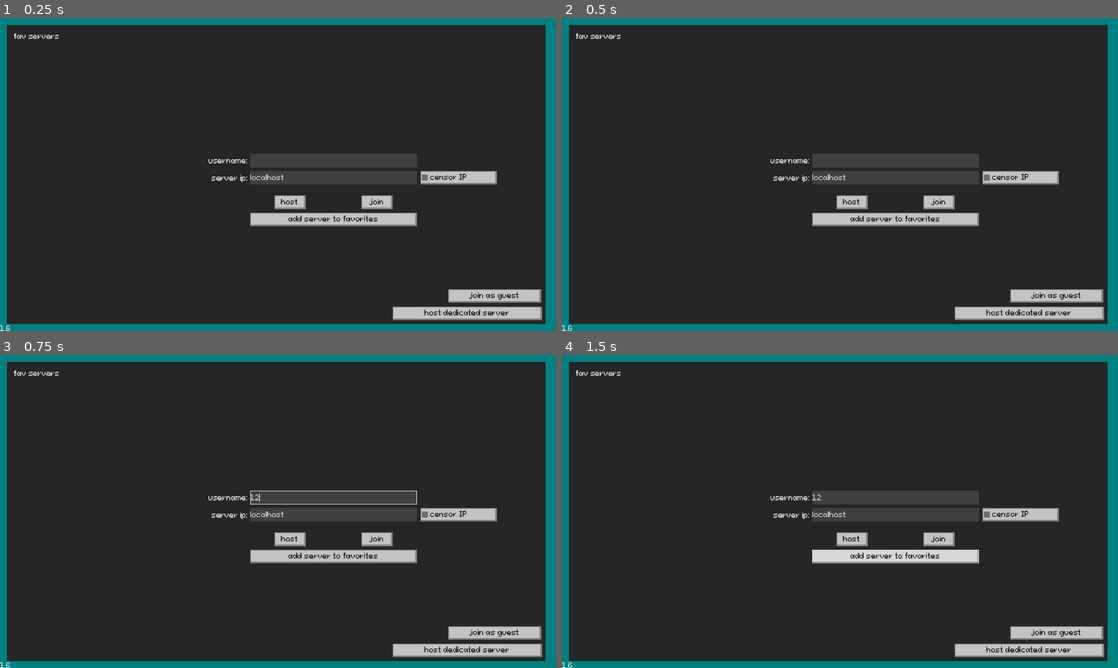
Above: before the commit, frames 1-4 (two rows, left to right).
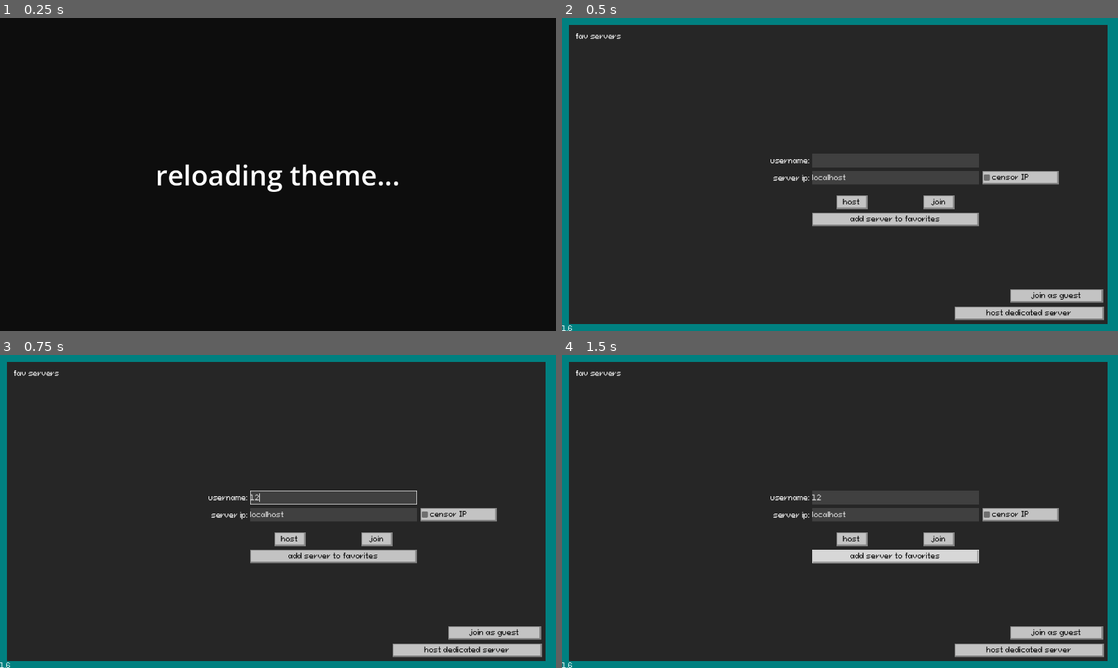
Above: after the commit, the same moments.

Repository: CyanActSus420/pisscord
Game: Godot game, scene res://main.tscn
Two runs of this game, one before a commit and one after it. Both use one fixed random seed, a clock stepped at 60 frames per second and the inputs below.
Inputs (mouse positions are in pixels of both pictures, inside the frame that each line leads up to):
- Up to frame 1 (0.25 s): no input
- Up to frame 2 (0.5 s): no input
- Up to frame 3 (0.75 s): click (333, 498) at 0.52 s; type "12" at 0.6 s
- Up to frame 4 (1.5 s): click "add server to favorites" at 1.25 s

The runs differ from the first frame. In frame 1, 100% of the frame differs, in the area x 0-100%, y 0-100%; in frame 2, nothing differs; in frame 3, nothing differs; in frame 4, nothing differs.
Error before the commit: Attempt to call function 'reload' in base 'null instance' on a null instance. (res://main.gd:243)
Error after the commit: Invalid call. Nonexistent function 'size' in base 'Nil'. (res://other)

Commit message:
custom theme shit

Diff:
--- a/autoloads/SaveData.gd
+++ b/autoloads/SaveData.gd
@@ -1,18 +1,54 @@
 extends Node
 
 var config = ConfigFile.new()
+var user_theme = ConfigFile.new()
 
-var path = "user://fav_servers.cfg"
+var save_path = "user://fav_servers.cfg"
+var theme_path = "user://user_theme.cfg"
+
+func _ready() -> void:
+	create_custom_theme()
 
 func save_to_config(name_uwu: String, var_to_save):
 	config.set_value("file", name_uwu, var_to_save)
-	config.save(path)
+	config.save(save_path)
 
 func load_from_config(name_uwu: String):
-	var file = config.load(path)
+	var file = config.load(save_path)
 
 	if file != OK:
 		push_warning("user://fav_servers.cfg doesnt exist or wasnt loaded properly")
 		return
 
 	return config.get_value("file", name_uwu)
+
+func create_custom_theme():
+	var file = user_theme.load(theme_path)
+
+	if file != OK:
+		push_warning("creating new user://user_theme.cfg file")
+		# too lazy to make the code not shit
+		user_theme.set_value("colors", "bg_color", ThemeManager.default_bg_color)
+		user_theme.set_value("chat-menu", "chat_size", ThemeManager.default_chat_size)
+		user_theme.set_value("chat-menu", "chat_position", ThemeManager.default_chat_position)
+		user_theme.set_value("chat-menu", "input_size", ThemeManager.default_input_size)
+		user_theme.set_value("chat-menu", "input_position", ThemeManager.default_input_position)
+		user_theme.set_value("chat-menu", "leave_button_size", ThemeManager.default_leave_button_size)
+		user_theme.set_value("chat-menu", "leave_button_position", ThemeManager.default_leave_button_position)
+		user_theme.set_value("chat-menu", "send_size", ThemeManager.default_send_size)
+		user_theme.set_value("chat-menu", "send_position", ThemeManager.default_send_position)
+		user_theme.set_value("chat-menu", "clear_size", ThemeManager.default_clear_size)
+		user_theme.set_value("chat-menu", "clear_position", ThemeManager.default_clear_position)
+		user_theme.set_value("chat-menu", "ping_size", ThemeManager.default_ping_size)
+		user_theme.set_value("chat-menu", "ping_position", ThemeManager.default_ping_position)
+
+		user_theme.save(theme_path)
+
+func load_custom_theme_property(shit:String, property_name:String):
+	var file = user_theme.load(theme_path)
+
+	if file != OK:
+		push_warning("user://user_theme.cfg doesnt exist or wasnt loaded properly")
+		return
+
+	return user_theme.get_value(shit, property_name)
--- a/autoloads/ServerData.gd
+++ b/autoloads/ServerData.gd
@@ -9,7 +9,7 @@
 var connectedUsersList:Array = []
 
 func _ready():
-	SaveData.load_from_config("list")
+	favIPs = SaveData.load_from_config("list")
 
 func add_fav_server(serverip):
 	favIPs.append(serverip)
@@ -18,7 +18,6 @@
 func remove_fav_server(serverip):
 	for i in favIPs.size():
 		if favIPs[i] == serverip:
-			print(i)
 			favIPs.remove_at(i)
 			SaveData.save_to_config("list", favIPs)
 			Global.fav_server_list.reload()
--- /dev/null
+++ b/autoloads/ThemeManager.gd
@@ -0,0 +1,38 @@
+extends Node
+
+var default_bg_color = Color("008080")
+var default_chat_size = Vector2(1264, 568)
+var default_chat_position = Vector2(-612, -332)
+var default_input_size = Vector2(1184, 63)
+var default_input_position = Vector2(-612, 244)
+var default_leave_button_size = Vector2(88, 31)
+var default_leave_button_position = Vector2(-612, 340)
+var default_send_size = Vector2(72, 31)
+var default_send_position = Vector2(580, 276)
+var default_clear_size = Vector2(168, 31)
+var default_clear_position = Vector2(484, 340)
+var default_ping_size = Vector2(184, 31)
+var default_ping_position = Vector2(292, 340)
+
+func _physics_process(delta: float) -> void:
+	if Input.is_action_just_pressed("reset_theme"):
+		reload_theme()
+
+func reload_theme():
+	# im a lil bit lazy to rewrite this :3
+	Global.show_reloading()
+	RenderingServer.set_default_clear_color(SaveData.load_custom_theme_property("colors", "bg_color"))
+	Global.main.messages.size = SaveData.load_custom_theme_property("chat-menu", "chat_size")
+	Global.main.messages.position = SaveData.load_custom_theme_property("chat-menu", "chat_position")
+	Global.main.messages_bg.size = SaveData.load_custom_theme_property("chat-menu", "chat_size")
+	Global.main.messages_bg.position = SaveData.load_custom_theme_property("chat-menu", "chat_position")
+	Global.main.message.size = SaveData.load_custom_theme_property("chat-menu", "input_size")
+	Global.main.message.position = SaveData.load_custom_theme_property("chat-menu", "input_position")
+	Global.main.leave_button.size = SaveData.load_custom_theme_property("chat-menu", "leave_button_size")
+	Global.main.leave_button.position = SaveData.load_custom_theme_property("chat-menu", "leave_button_position")
+	Global.main.send.size = SaveData.load_custom_theme_property("chat-menu", "send_size")
+	Global.main.send.position = SaveData.load_custom_theme_property("chat-menu", "send_position")
+	Global.main.ping_button.size = SaveData.load_custom_theme_property("chat-menu", "ping_size")
+	Global.main.ping_button.position = SaveData.load_custom_theme_property("chat-menu", "ping_position")
+	Global.main.clear.size = SaveData.load_custom_theme_property("chat-menu", "clear_size")
+	Global.main.clear.position = SaveData.load_custom_theme_property("chat-menu", "clear_position")
--- a/autoloads/global.gd
+++ b/autoloads/global.gd
@@ -2,6 +2,8 @@
 
 var main = null
 var fav_server_list = null
+
+@onready var reloading_screen: CanvasLayer = $CanvasLayer
 
 @onready var ping_time_out: Timer = $pingTimeOut
 @onready var server_ping_timer: Timer = $serverPing
@@ -11,3 +13,8 @@
 		main.join_server(serverip)
 	else:
 		push_error("main is null")
+
+func show_reloading():
+	reloading_screen.visible = true
+	await get_tree().create_timer(0.25).timeout
+	reloading_screen.visible = false
--- a/autoloads/global.tscn
+++ b/autoloads/global.tscn
@@ -5,6 +5,23 @@
 [node name="Global" type="Node"]
 script = ExtResource("1_7u3wf")
 
+[node name="CanvasLayer" type="CanvasLayer" parent="."]
+layer = 10
+visible = false
+
+[node name="ColorRect" type="ColorRect" parent="CanvasLayer"]
+offset_right = 1280.0
+offset_bottom = 720.0
+color = Color(0.051971, 0.051971, 0.051971, 1)
+
+[node name="Label" type="Label" parent="CanvasLayer"]
+offset_right = 1280.0
+offset_bottom = 720.0
+theme_override_font_sizes/font_size = 64
+text = "reloading theme..."
+horizontal_alignment = 1
+vertical_alignment = 1
+
 [node name="pingTimeOut" type="Timer" parent="."]
 wait_time = 5.0
 one_shot = true
--- a/main.gd
+++ b/main.gd
@@ -2,6 +2,7 @@
 @onready var host_join: Node2D = $"host-join"
 @onready var chat_shit: CanvasLayer = $chatShit/layer
 
+# join shit
 @onready var host: Button = $"host-join/host"
 @onready var join: Button = $"host-join/join"
 @onready var error_label: Label = $"host-join/errorLabel"
@@ -10,15 +11,24 @@
 @onready var user_edit: LineEdit = $"host-join/LineEdit"
 @onready var censor_ip: CheckBox = $"host-join/censorIP"
 
+# "please wait" screen
+@onready var wait: Node2D = $wait
+
+# general chat node
 @onready var chat: Control = $chatShit/layer/chat
+# chat shit
+@onready var messages_bg: TextEdit = $"chatShit/layer/chat/messages-old"
 @onready var username_color: OptionButton = $chatShit/layer/chat/usernameColor
 @onready var label_color: Label = $chatShit/layer/chat/usernameColor/Label
 @onready var messages: RichTextLabel = $chatShit/layer/chat/messages
 @onready var message = $chatShit/layer/chat/message
 @onready var send: Button = $chatShit/layer/chat/send
 @onready var info: Label = $chatShit/layer/chat/info
-@onready var wait: Node2D = $wait
-
+@onready var leave_button: Button = $chatShit/layer/chat/leave
+@onready var clear: Button = $chatShit/layer/chat/clear
+@onready var ping_button: Button = $chatShit/layer/chat/ping
+
+# host settings screen
 @onready var host_settings: Control = $chatShit/layer/hostSettings
 
 var msg:String
@@ -44,9 +54,10 @@
 		# i couldve put the whole vaporeon copypasta if i wanted, so be happy i only put the fitnessgram pacer test lmfao
 		# - remidu64
 
-
 	if LaunchArgs.server:
 		_on_host_2_pressed()
+
+	ThemeManager.reload_theme()
 
 func _physics_process(delta: float) -> void:
 	if LocalUserData.connected:
@@ -63,7 +74,6 @@
 
 	$chatShit/layer/chat/info2.visible = LocalUserData.host
 	ip_edit.secret = censor_ip.button_pressed
-	label_color.text = LocalUserData.color
 
 	TextFormatting.temp = []
 
@@ -203,7 +213,7 @@
 	chat_shit.hide()
 	await get_tree().create_timer(1).timeout
 	LocalUserData.host = false
-	LocalUserData.connected = false
+	LocalUserData.leave = false
 	host_join.show()
 	wait.hide()
 	messages.text = ""
@@ -240,7 +250,7 @@
 		triggerError("cant add more servers to fav list (i gotta rewrite this shit FAST)") # this shit aint never gon get rewrote lmfao
 		return
 	ServerData.add_fav_server(ip_edit.text)
-	$"host-join/censorIP/fav_server_list".reload()
+	$"host-join/fav_server_list".reload()
 
 func _on_ping_pressed() -> void:
 	print("shit")
--- a/main.tscn
+++ b/main.tscn
@@ -182,6 +182,7 @@
 offset_bottom = 236.0
 focus_mode = 2
 theme = ExtResource("2_vfopn")
+theme_override_font_sizes/normal_font_size = 16
 bbcode_enabled = true
 scroll_following = true
 selection_enabled = true
--- a/other shit/fav_server_list.gd
+++ b/other shit/fav_server_list.gd
@@ -6,7 +6,7 @@
 
 func _ready():
 	Global.fav_server_list = self
-	#await get_tree().create_timer(1).timeout
+	await get_tree().create_timer(1).timeout
 	reload()
 
 func reload():
--- a/project.godot
+++ b/project.godot
@@ -26,6 +26,7 @@
 Global="*res://autoloads/global.tscn"
 SaveData="*res://autoloads/SaveData.gd"
 LaunchArgs="*res://autoloads/LaunchArgs.gd"
+ThemeManager="*res://autoloads/ThemeManager.gd"
 
 [display]
 
@@ -62,6 +63,11 @@
 , Object(InputEventKey,"resource_local_to_scene":false,"resource_name":"","device":-1,"window_id":0,"alt_pressed":false …(186 unchanged characters)…
 ]
 }
+reset_theme={
+"deadzone": 0.5,
+"events": [Object(InputEventKey,"resource_local_to_scene":false,"resource_name":"","device":-1,"window_id":0,"alt_pressed":false,"shift_pressed":false,"ctrl_pressed":true,"meta_pressed":false,"pressed":false,"keycode":0,"physical_keycode":82,"key_label":0,"unicode":0,"location":0,"echo":false,"script":null)
+]
+}
 
 [rendering]
 
